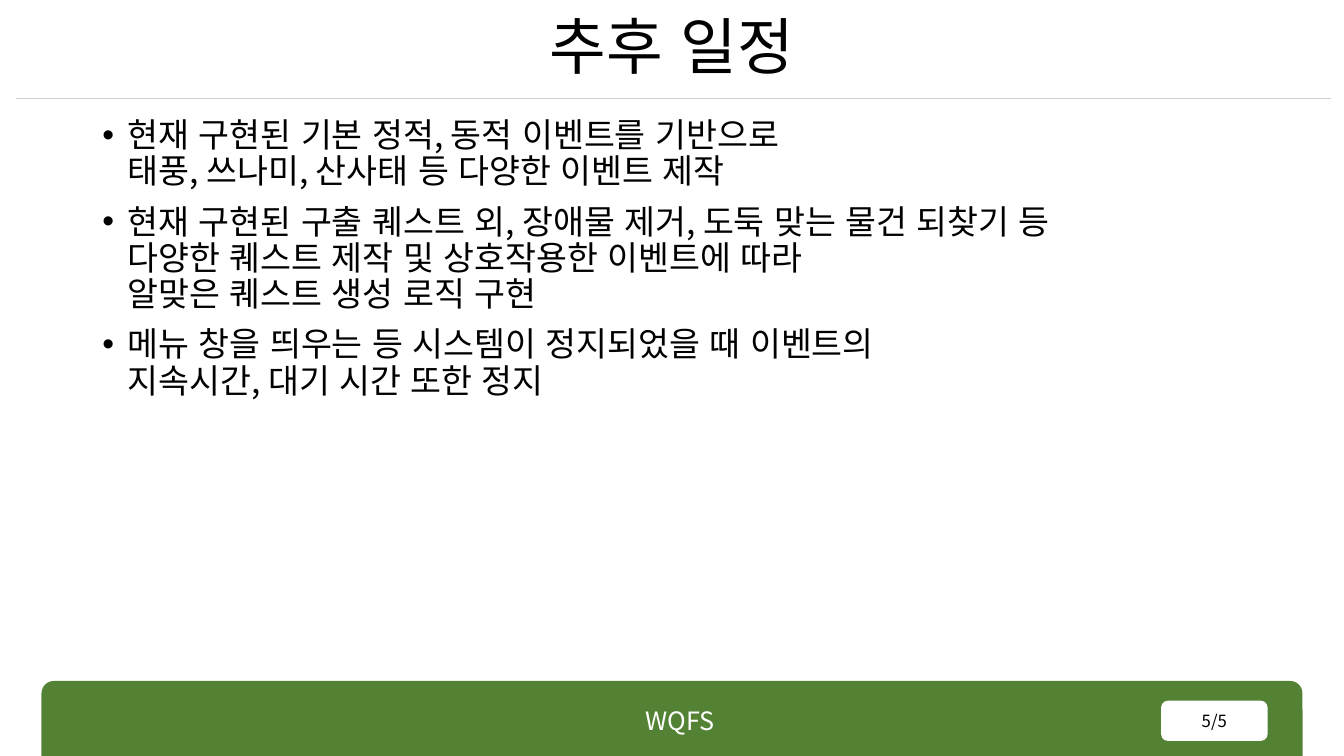
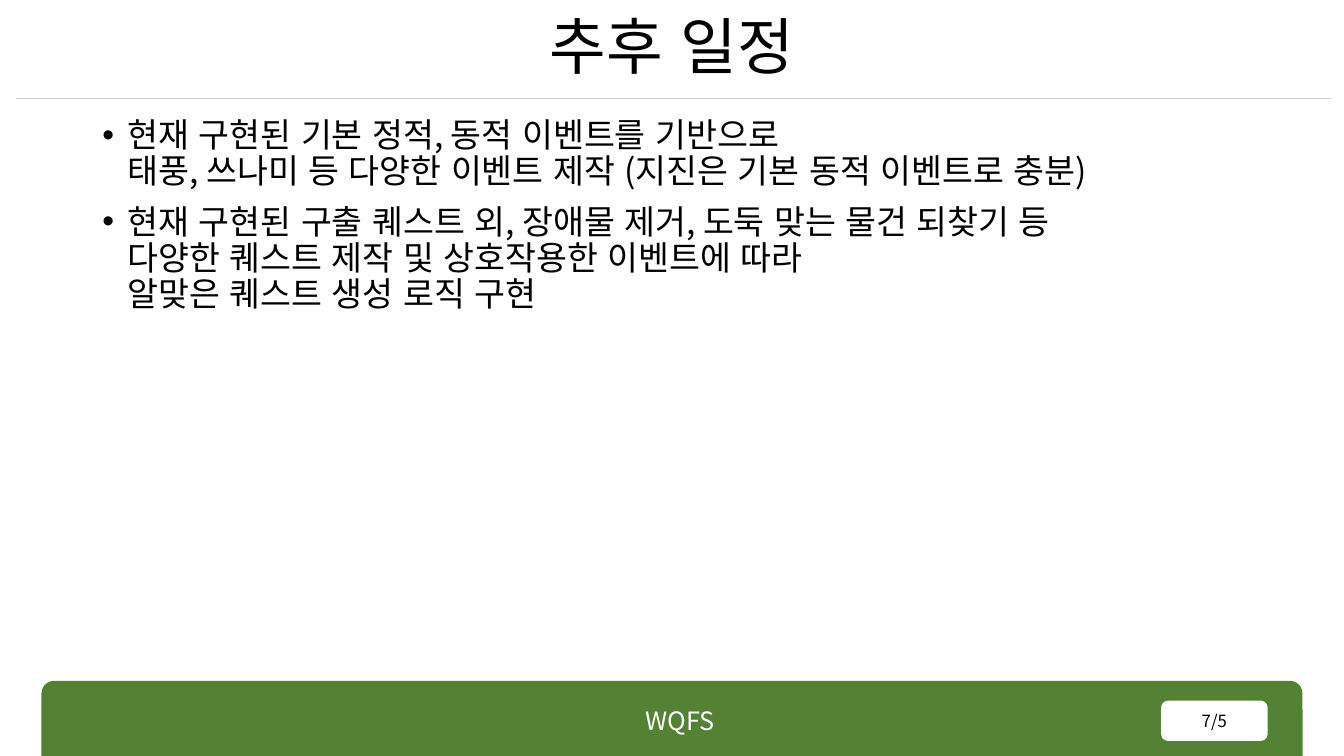
Before and after one commit to rennOobayashi/WQFS, a slide deck: slide 7 of WQFS.pptx (slide 5 before the commit). Drawn at 1344x756 pixels with LibreOffice and Linux fonts; fonts in the diff are those of the drawing. Boxes give left, top, right and bottom in pixels: in the first picture for what was removed or moved away, otherwise in the second. Text is boxed around its words. In the diff, an @@ line names an element or a change of style, - is before the commit and + after.

```diff
--- a/WQFS.pptx
+++ b/WQFS.pptx
@@ text at (128,119,1086,190): text changed @@
-• 현재 구현된 기본 정적, 동적 이벤트를 기반으로
-  태풍, 쓰나미, 산사태 등 다양한 이벤트 제작
+• 현재 구현된 기본 정적, 동적 이벤트를 기반으로
+  태풍, 쓰나미 등 다양한 이벤트 제작 (지진은 기본 동적 이벤트로 충분)
@@ text at (128,328,874,399): paragraph removed @@
-• 메뉴 창을 띄우는 등 시스템이 정지되었을 때 이벤트의
-  지속시간, 대기 시간 또한 정지
@@ page number at (1202,713,1227,730): text changed @@
-5/5
+7/5
```
Also in this commit, not shown: 3 other slides changed, 2 slides added, 22 other files.
